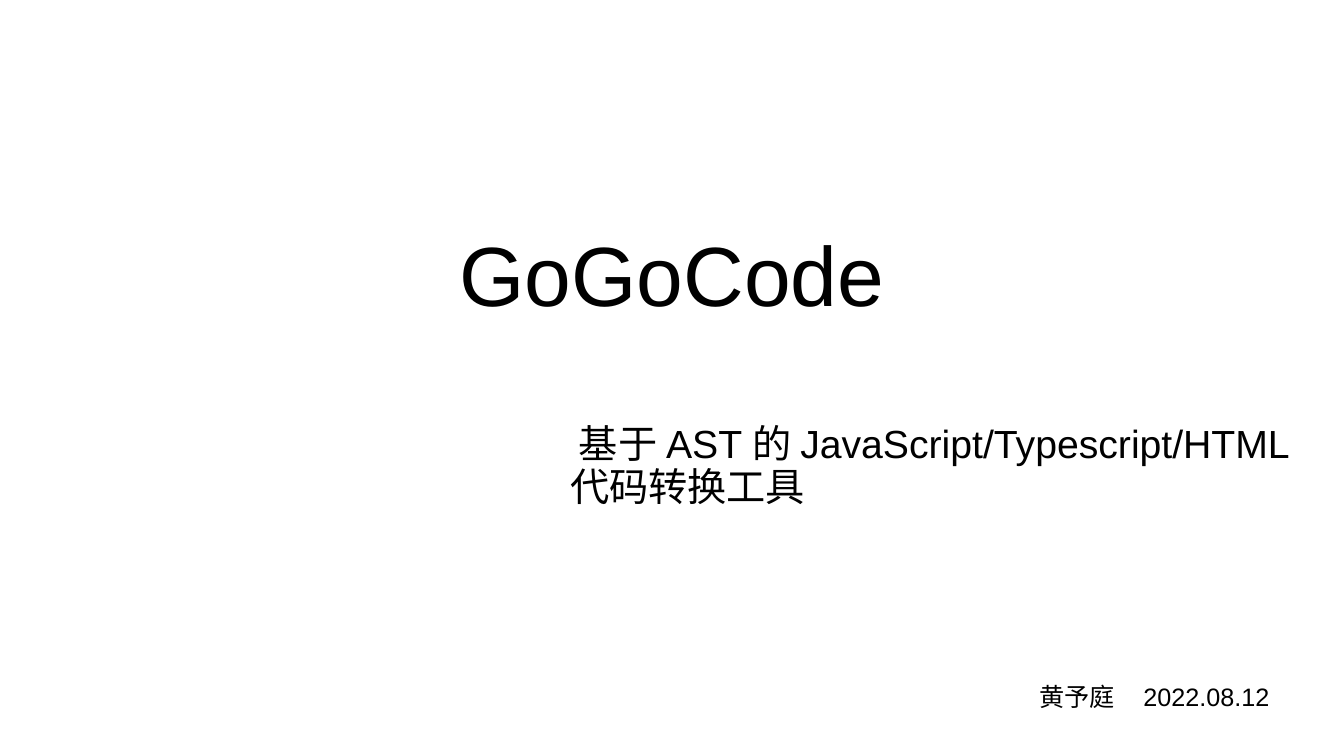
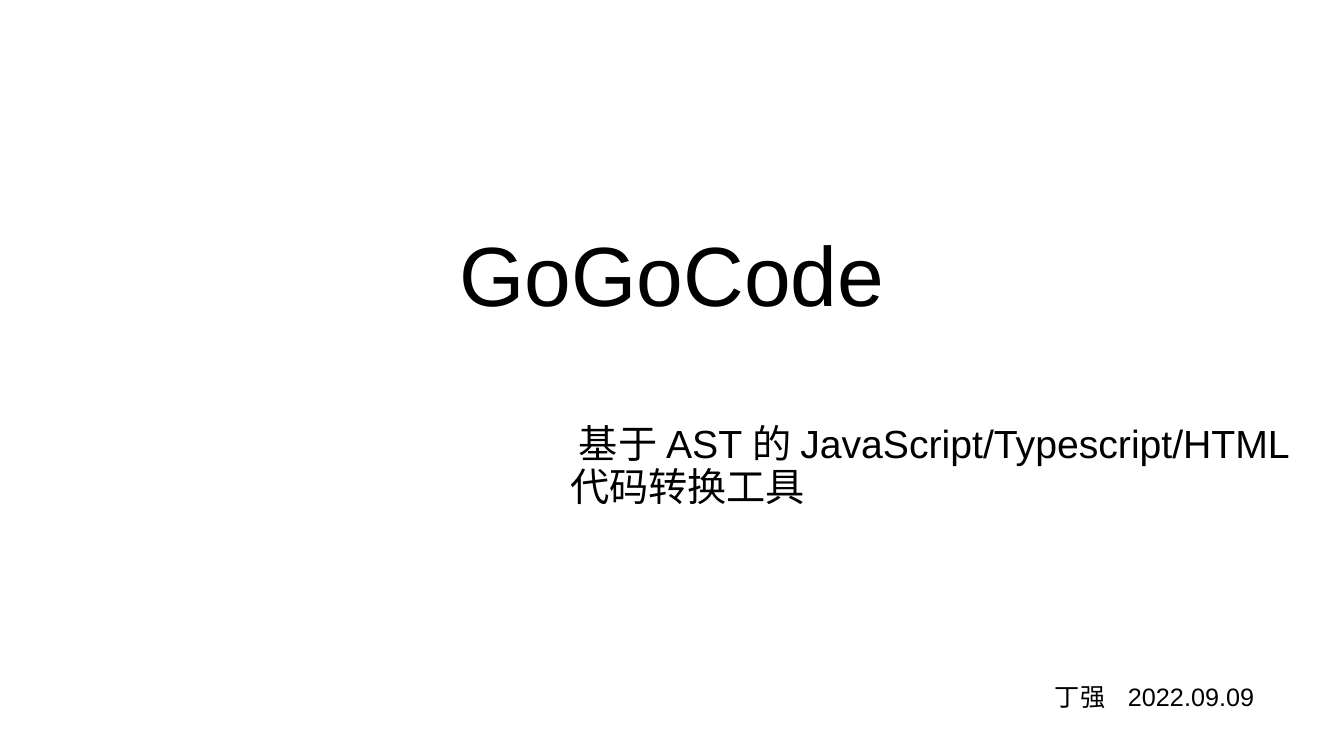
Before and after one commit to dingq030511/gogocode-tutorial, a slide deck: slide 1 of gogocode.pptx. Drawn at 1344x756 pixels with LibreOffice and Linux fonts; fonts in the diff are those of the drawing; background and template pictures are left out. Boxes give left, top, right and bottom in pixels: in the first picture for what was removed or moved away, otherwise in the second. Text is boxed around its words. In the diff, an @@ line names an element or a change of style, - is before the commit and + after.

```diff
--- a/gogocode.pptx
+++ b/gogocode.pptx
@@ text at box(1055, 686, 1254, 708): text changed @@
-黄予庭 2022.08.12
+丁强 2022.09.09
```
Also in this commit, not shown: 6 other files.
